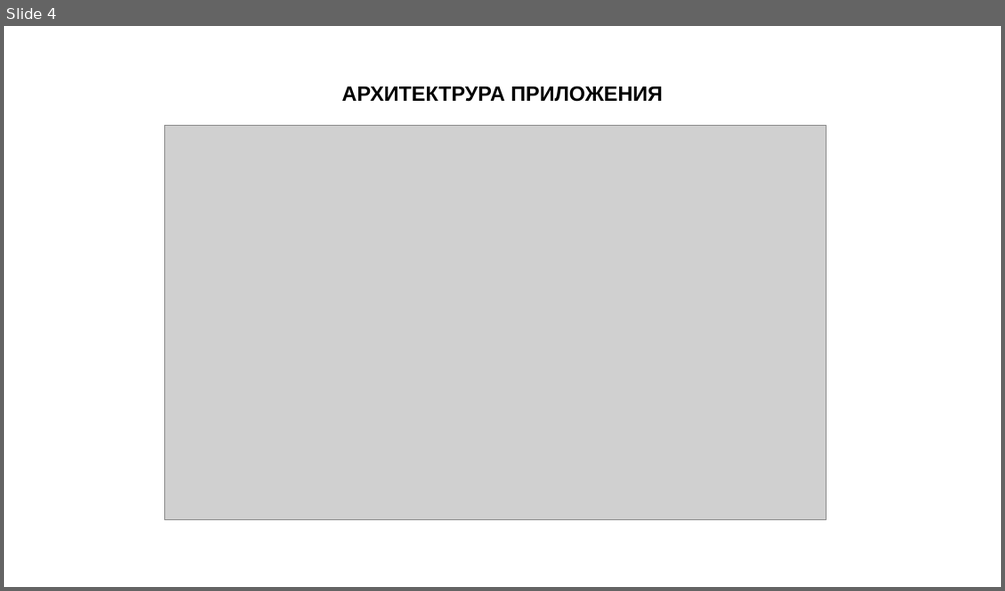
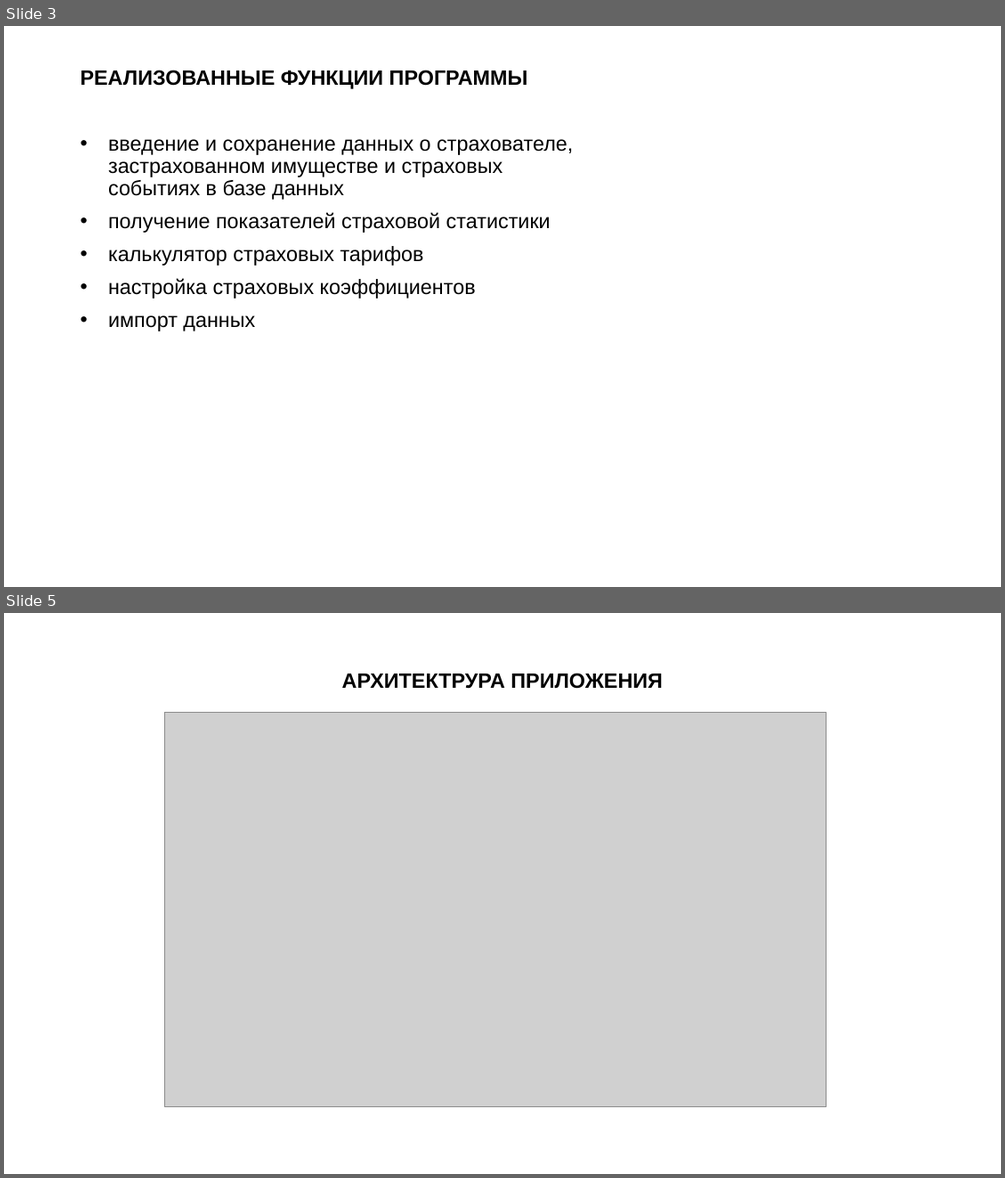
Before and after one commit to Dmitry-Vasilyev/magistr, a slide deck: doc/презентация/Васильев - презентация.pptx. Shown one above the other, each under a label of ours: slide 4 before the commit, slides 3 and 5 after it; the slides between them are not shown. The pictures are 1005x591 and 1005x1178 pixels, drawn with LibreOffice and Linux fonts; fonts in the diff are those of the drawing; grey boxes stand for pictures. Boxes give left, top, right and bottom in pixels: in the first picture for what was removed or moved away, otherwise in the second. Text is boxed around its words. In the diff, an @@ line names an element or a change of style, - is before the commit and + after.

```diff
--- a/doc/презентация/Васильев - презентация.pptx
+++ b/doc/презентация/Васильев - презентация.pptx
@@ slide 3 added at bbox=[4, 26, 1001, 587], background #FFFFFF @@
@@ text added at bbox=[81, 70, 573, 331], 20 pt, text #000000 @@
+РЕАЛИЗОВАННЫЕ ФУНКЦИИ ПРОГРАММЫ
+• введение и сохранение данных о страхователе, застрахованном имуществе и страховых событиях в базе данных
+• получение показателей страховой статистики
+• калькулятор страховых тарифов
+• настройка страховых коэффициентов
+• импорт данных
@@ what was slide 4 is now slide 5 @@
```
Also in this commit, not shown: 4 slides changed, 5 other slides added, 2 slides removed, 8 other files.
